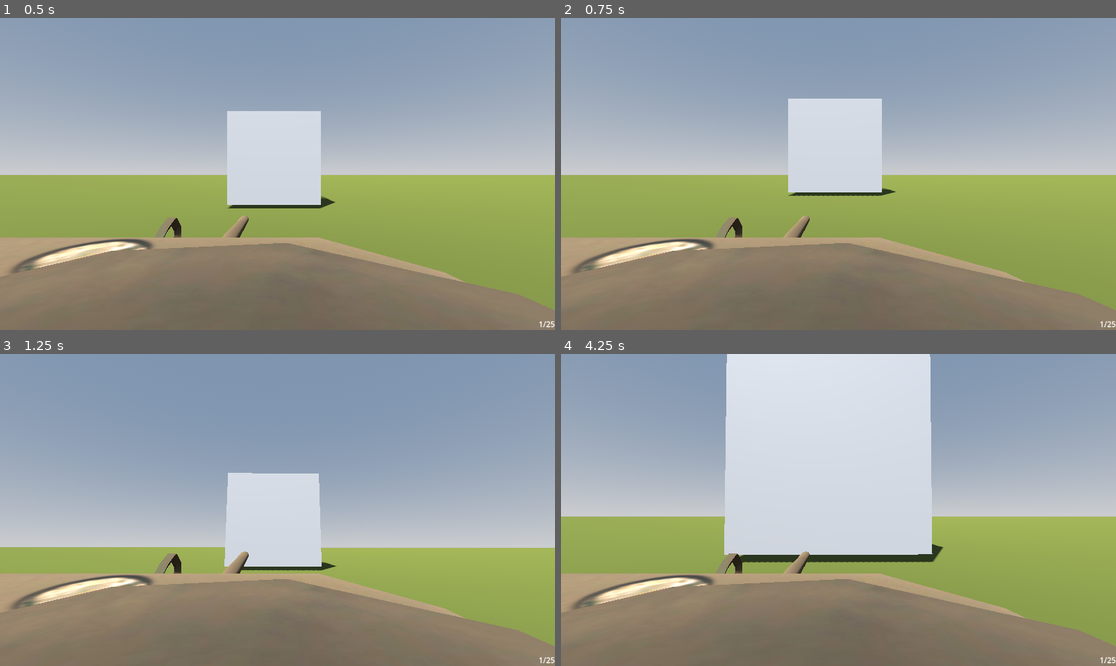
Above: before the commit, frames 1-4 (two rows, left to right).
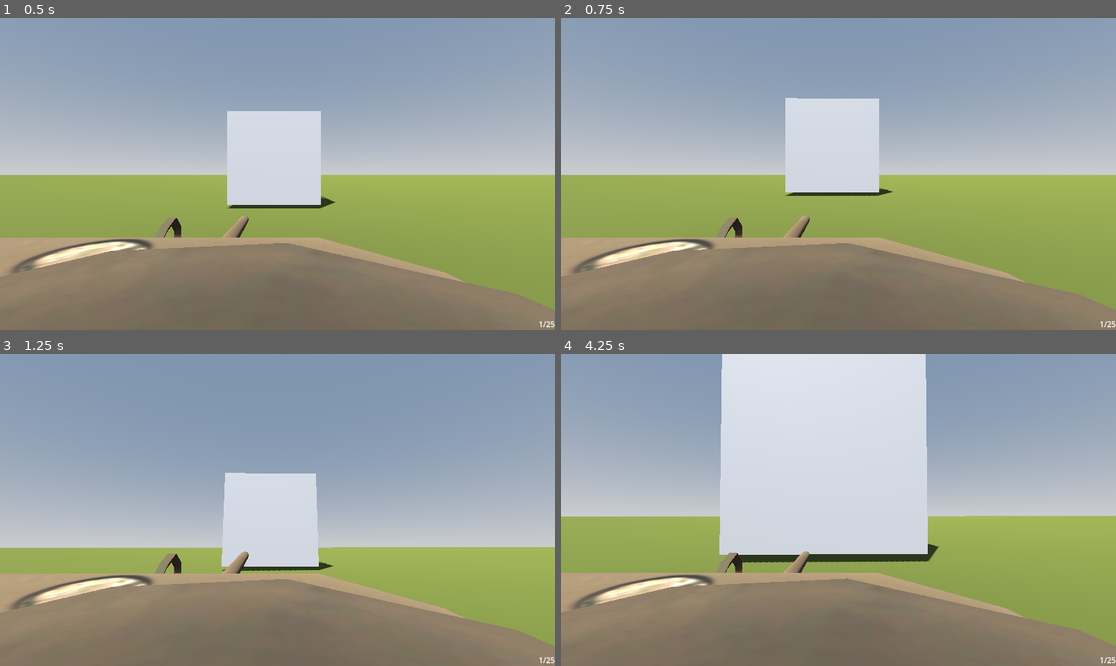
Above: after the commit, the same moments.

Repository: 24397BHS/frenk-the-tenkreal
Game: Godot game, scene res://map.tscn
Same seed, same stepped clock (60 frames per second), same inputs: the game is played once before the commit and once after it.
Inputs (mouse positions are in pixels of both pictures, inside the frame that each line leads up to):
- Up to frame 1 (0.5 s): no input
- Up to frame 2 (0.75 s): move the mouse to (866, 174) at 0.52 s; hold W (up) from 0.53 s (still down); tap C (Freelook) at 0.6 s
- Up to frame 3 (1.25 s): keep holding W (up)
- Up to frame 4 (4.25 s): keep holding W (up); move the mouse to (810, 510) at 1.27 s; tap C (Freelook) every 0.75 s from 1.35 to 3.6 s; move the mouse to (849, 503) at 2.02 s; move the mouse to (832, 516) at 2.77 s; move the mouse to (877, 513) at 3.52 s

Frame 1 is identical in both runs. In frame 2, 0.3% of the frame differs, in the area x 1-100%, y 25-94%; in frame 3, 0.5%; in frame 4, 1.4%, in the area x 0-100%, y 0-94%.

Commit message:
Freelook fix

Diff:
--- a/Player.tscn
+++ b/Player.tscn
@@ -917,7 +917,7 @@
 mesh = SubResource("ArrayMesh_3nwih")
 
 [node name="Сombat_Tower" type="MeshInstance3D" parent="Body" unique_id=196166008]
-transform = Transform3D(0.9999996, -1.6940659e-21, 0, 0, 0.9999999, 5.5905834e-21, 0, -1.7763563e-14, 0.9999996, 1.3009267, 1.5038776, -0.87254184)
+transform = Transform3D(0.9999996, -8.4703295e-22, -2.842171e-14, 0, 0.9999999, 3.552719e-15, 2.842171e-14, -2.1316277e-14, 0.9999996, 1.3009267, 1.5038776, -0.87254184)
 mesh = SubResource("ArrayMesh_dakaw")
 
 [node name="Rolling_ Armour_Mlya))" type="MeshInstance3D" parent="Body/Сombat_Tower" unique_id=1667273995]
--- a/player.gd
+++ b/player.gd
@@ -3,7 +3,7 @@
 const ENGINE_POWER =1500
 var SENS: float = 0.0002
 var ELEV: float = 0.0001
-var look: = 0.003
+var look: = 0.0003
 var turret_rot = 0
 var TotAmmo = 25
 var ammo = 1
@@ -26,7 +26,7 @@
 func _ready() -> void:
 	Input.mouse_mode = Input.MOUSE_MODE_CAPTURED
 
-func _input(event: InputEvent) -> void:
+func _process(delta: float) -> void:
 	if Input.is_action_just_pressed("Freelook"):
 		is_free_looking = true
 
@@ -35,12 +35,6 @@
 		neck.rotation = Vector3.ZERO
 
 
-
-
-
-
-# Called every frame. 'delta' is the elapsed time since the previous frame.
-func _process(delta: float) -> void:
 	var steer = Input.get_axis("right", "left")
 	var move_dir = Input.get_axis("down", "up")
 	if steer != 0 and move_dir !=0:
@@ -62,3 +56,24 @@
 			wheel.engine_force = ENGINE_POWER * move_dir
 		left_tread.get_active_material(0).uv1_offset += $Leftwheel3.get_rpm() * Vector3(-0.001, 0, 0)
 		right_tread.get_active_material(0).uv1_offset += $Rightwheel3.get_rpm() * Vector3(-0.001, 0, 0)
+
+
+
+func _input(event: InputEvent) -> void:
+	if event is InputEventMouseMotion:
+		if is_free_looking:
+			neck.rotate_y(-event.relative.x * look)
+			camera.rotate_z(-event.relative.y * look)
+			camera.rotation.z = clamp(neck.rotation.z, deg_to_rad(-15), deg_to_rad(30))
+		else:
+			turret.rotate_y(-event.relative.x * SENS)
+			manlet.rotate_z(-event.relative.y * ELEV)
+			manlet.rotation.z = clamp(manlet.rotation.z, deg_to_rad(-10), deg_to_rad(15))
+			camera.rotation.x = manlet.rotation.z
+			neck.rotation.y = 0
+
+
+
+
+
+# Called every frame. 'delta' is the elapsed time since the previous frame.
